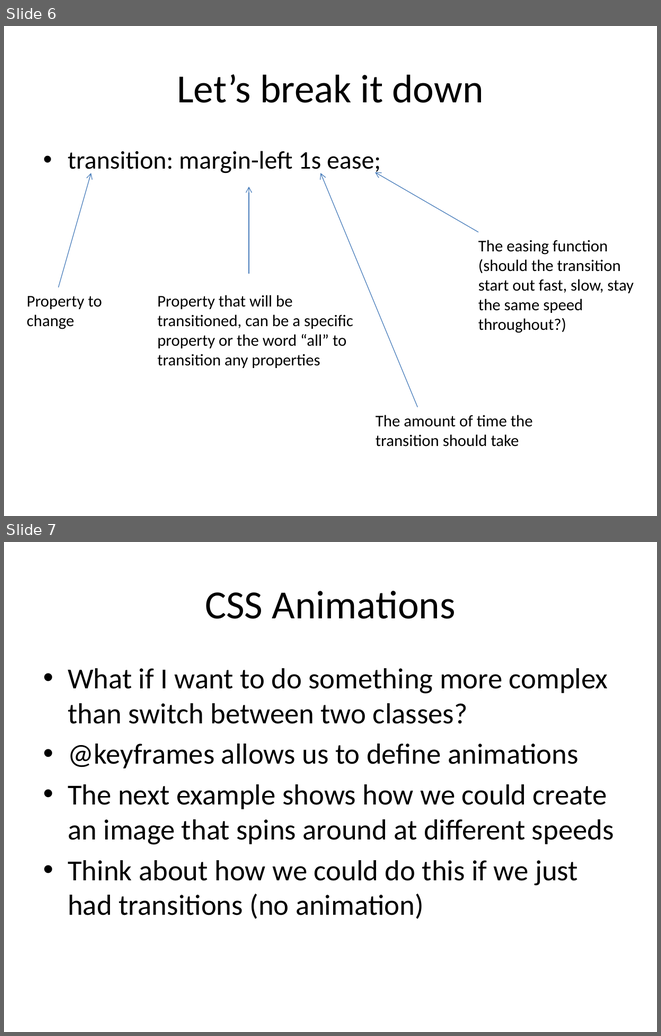
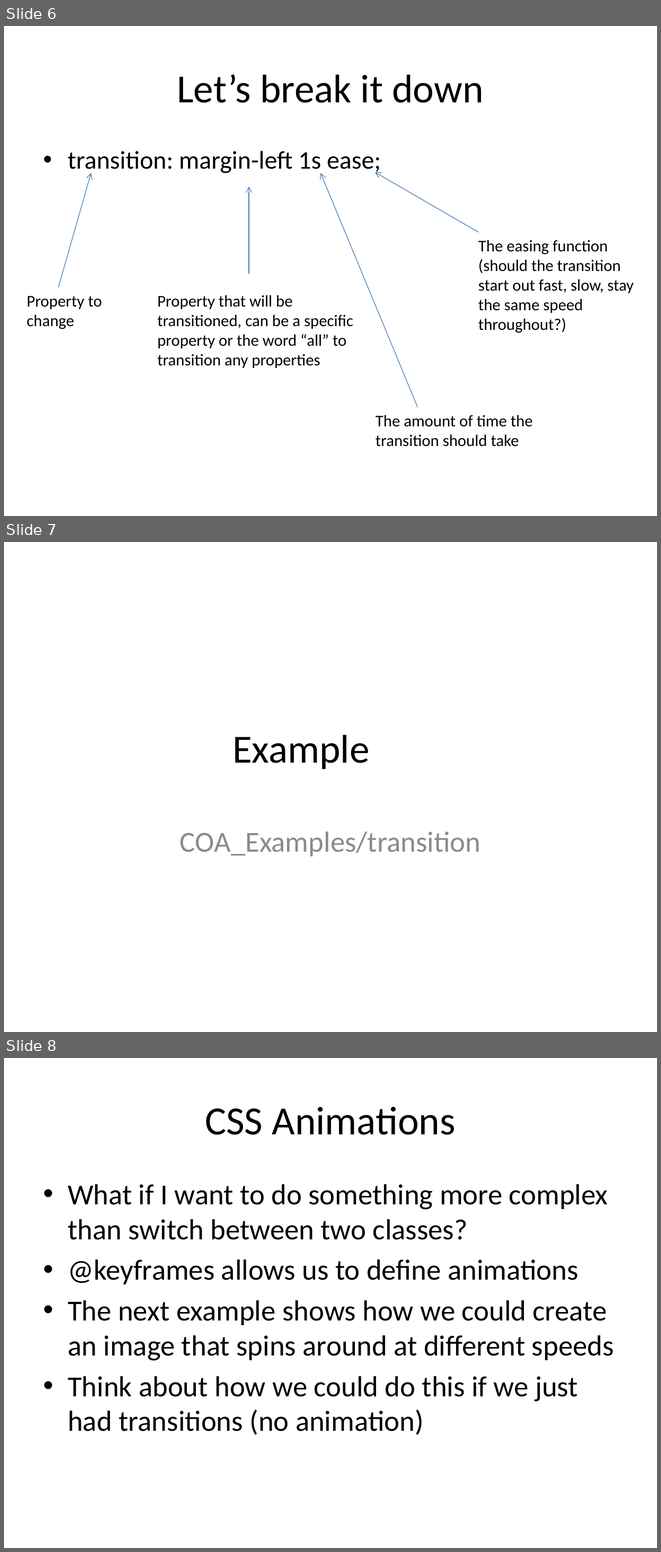
Before and after one commit to HaloZero/FEWD_Curriculum_24, a slide deck: Week_09_Instructor_Choice/18_/slides/Animation.pptx. Shown one above the other, each under a label of ours: slides 6 and 7 before the commit, slides 6, 7 and 8 after it. The pictures are 661x1036 and 661x1552 pixels, drawn with LibreOffice and Linux fonts; fonts in the diff are those of the drawing. Boxes give left, top, right and bottom in pixels: in the first picture for what was removed or moved away, otherwise in the second. Text is boxed around its words. In the diff, an @@ line names an element or a change of style, - is before the commit and + after.

```diff
--- a/Week_09_Instructor_Choice/18_/slides/Animation.pptx
+++ b/Week_09_Instructor_Choice/18_/slides/Animation.pptx
@@ slide 7 added at (x1=4, y1=542, x2=657, y2=1032), background #FFFFFF @@
@@ title added at (x1=232, y1=734, x2=369, y2=769), 44 pt, text #000000 @@
+Example
@@ subtitle added at (x1=180, y1=831, x2=480, y2=856), 32 pt, text #8C8C8C @@
+COA_Examples/transition
@@ what was slide 7 is now slide 8 @@
```
Also in this commit, not shown: 14 other files.
